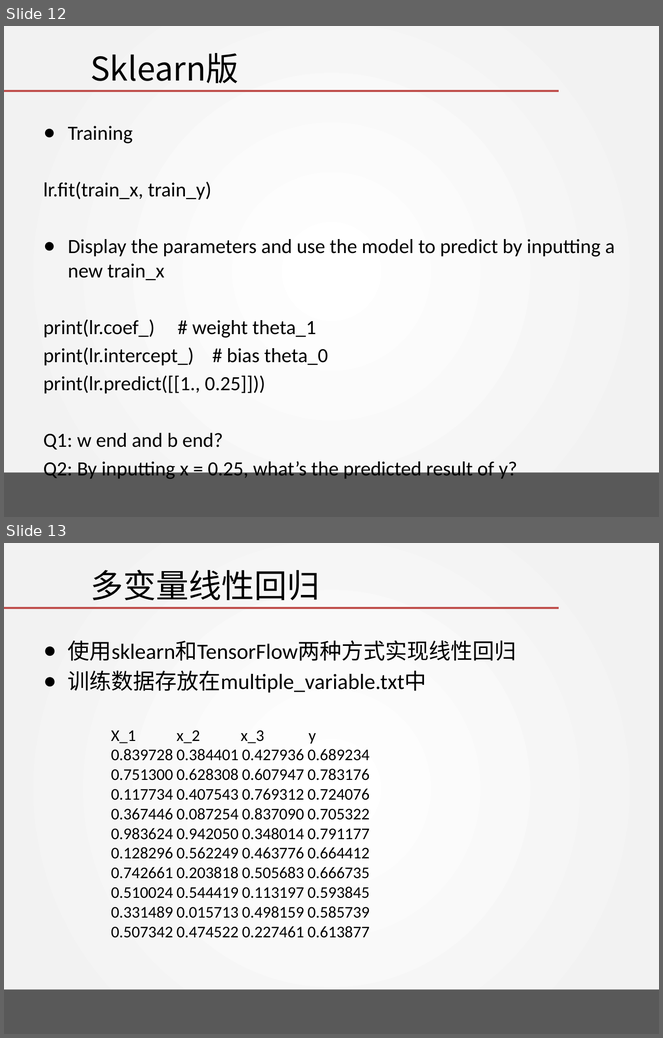
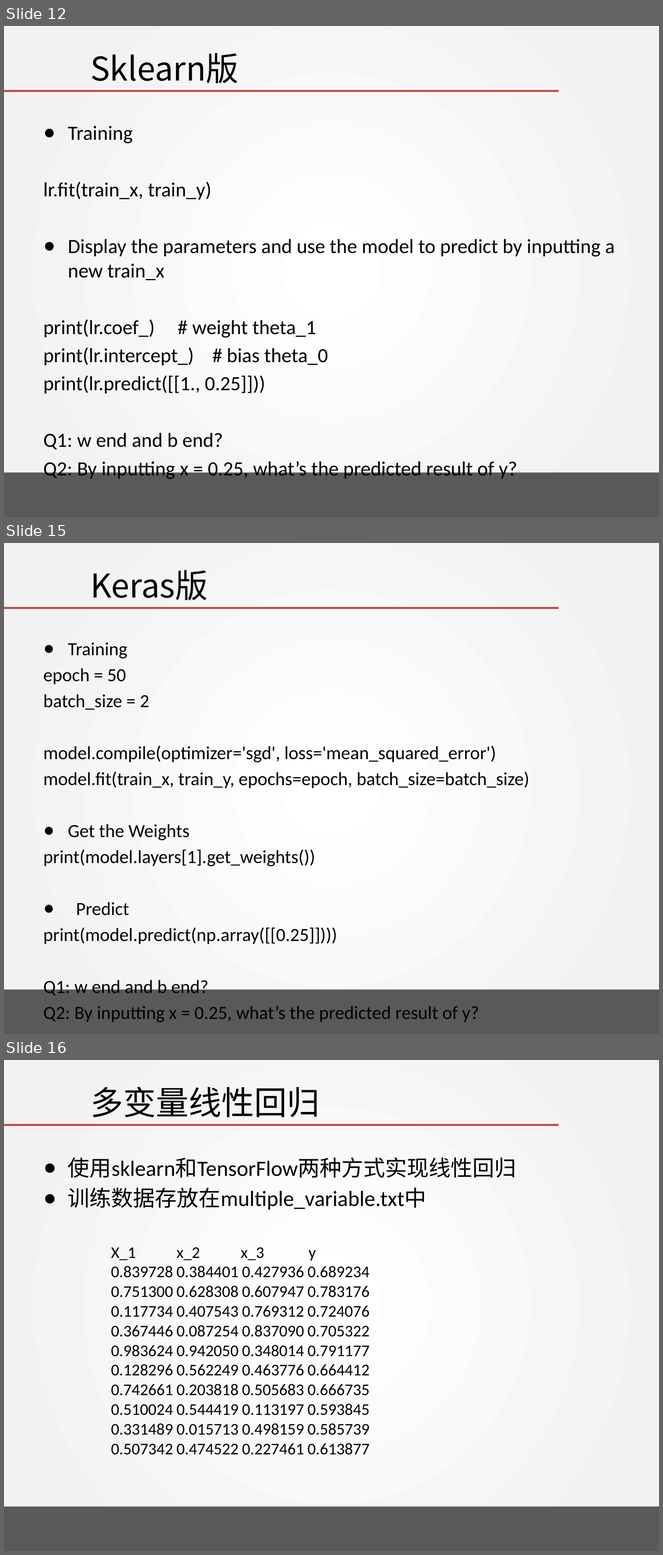
Before and after one commit to DavidPeng11/Artificial_Intelligence_2018, a slide deck: chapter 01 - Linear regression with one variable/Programming Task/LinearRegression.pptx. Shown one above the other, each under a label of ours: slides 12 and 13 before the commit, slides 12, 15 and 16 after it; the slides between them are not shown. The pictures are 663x1038 and 663x1555 pixels, drawn with LibreOffice and Linux fonts; fonts in the diff are those of the drawing; background and template pictures are left out. Boxes give left, top, right and bottom in pixels: in the first picture for what was removed or moved away, otherwise in the second. Text is boxed around its words. In the diff, an @@ line names an element or a change of style, - is before the commit and + after.

```diff
--- a/chapter 01 - Linear regression with one variable/Programming Task/LinearRegression.pptx
+++ b/chapter 01 - Linear regression with one variable/Programming Task/LinearRegression.pptx
@@ slide 15 added at (4,543,659,1034), background gradient #FFFFFF to #F2F2F2; not listed: 2 template elements that a slide beside it also shows @@
@@ title added at (90,570,208,600), 36 pt, text #000000 @@
+Keras版
@@ text added at (44,642,529,1022), 20.4 pt, text #000000 @@
+● Training
+epoch = 50
+batch_size = 2
+model.compile(optimizer='sgd', loss='mean_squared_error')
+model.fit(train_x, train_y, epochs=epoch, batch_size=batch_size)
+● Get the Weights
+print(model.layers[1].get_weights())
+● Predict
+print(model.predict(np.array([[0.25]])))
+Q1: w end and b end?
+Q2: By inputting x = 0.25, what’s the predicted result of y?
@@ what was slide 13 is now slide 16 @@
```
Also in this commit, not shown: 5 other slides added.
